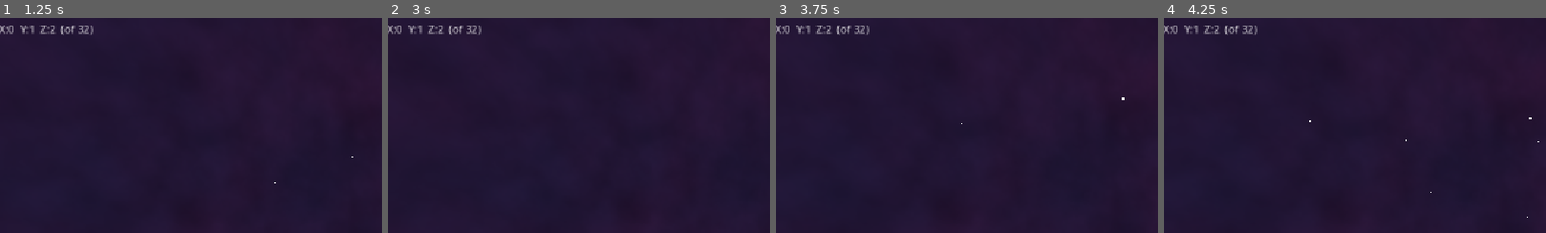
Above: before the commit, frames 1-4 (left to right).
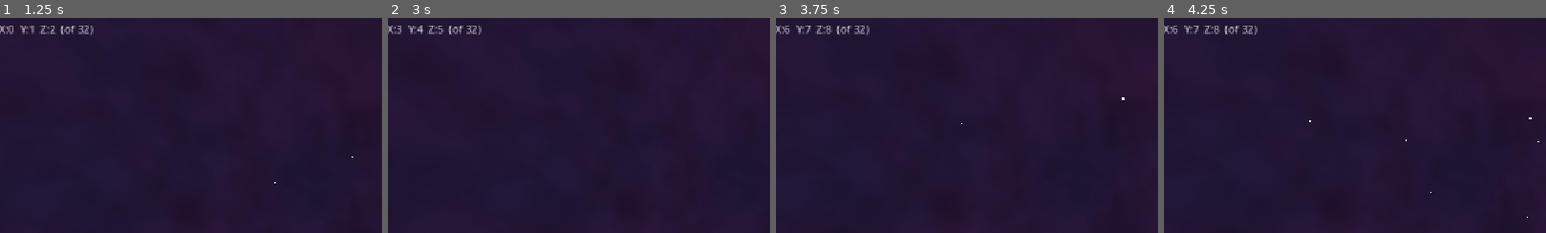
Above: after the commit, the same moments.

Repository: JohnnyEch0/embedding-test
Game: Godot game, scene res://main.tscn
Same seed, same stepped clock (60 frames per second), same inputs: the game is played once before the commit and once after it.
Inputs (mouse positions are % of the whole screen's width and height, from its top left):
- Up to frame 1 (1.25 s): tap Enter at 0.5 s; move the mouse to (55, 50) at 0.52 s; hold W (move_forward) from 0.53 s (still down); hold E (next_line) from 0.53 s (still down)
- Up to frame 2 (3 s): keep holding W (move_forward); tap Space (move_up) at 1.25 s; move the mouse to (45, 50) at 1.27 s; release E (next_line) at 1.28 s; tap F (dim_x_plus) at 1.35 s; tap E (next_line) at 1.55 s; move the mouse to (52, 48) at 2.02 s; hold E (next_line) 2.03-2.78 s; tap G (dim_y_plus) at 2.1 s; move the mouse to (49, 52) at 2.77 s; tap H (dim_z_plus) at 2.85 s
- Up to frame 3 (3.75 s): keep holding W (move_forward); tap E (next_line) at 3.05 s; tap Enter at 3.5 s; move the mouse to (57, 51) at 3.52 s; hold R (next_dims) from 3.53 s (still down)
- Up to frame 4 (4.25 s): keep holding W (move_forward); keep holding R (next_dims); tap E (next_line) at 3.8 s
The pictures show only the part of the screen within x 5-55%, y 1-51%; the shares and areas given below are measured in that part.

Frame 1 is identical in both runs. In frame 2, less than 0.1% of the frame differs, in the area x 2-15%, y 3-8%; in frame 3, less than 0.1%; in frame 4, less than 0.1%.

Commit message:
Fix: dims HUD updates on change; terminal returns in input dispatch (exit, next_line)

Diff:
--- a/godot/main.gd
+++ b/godot/main.gd
@@ -42,6 +42,7 @@
 func _unhandled_input(event: InputEvent) -> void:
 	if event.is_action_pressed("exit"):
 		get_tree().quit()
+		return
 	if event.is_action_pressed("toggle_automation"):
 		set_automation(not automation)
 		return
@@ -51,6 +52,7 @@
 
 	if event.is_action_pressed("next_line"):
 		_advance_line()
+		return
 
 	# --- dimension switching ---
 	if event.is_action_pressed("next_dims"):
@@ -111,6 +113,7 @@
 
 func _on_dims_changed() -> void:
 	stars_node.dim_axes = dim_map.axes_vector()
+	_update_dims_hud()
 	_rebuild()  # triggers stars_rebuilt -> orbit.fit
 
 func _make_dims_hud() -> void:
